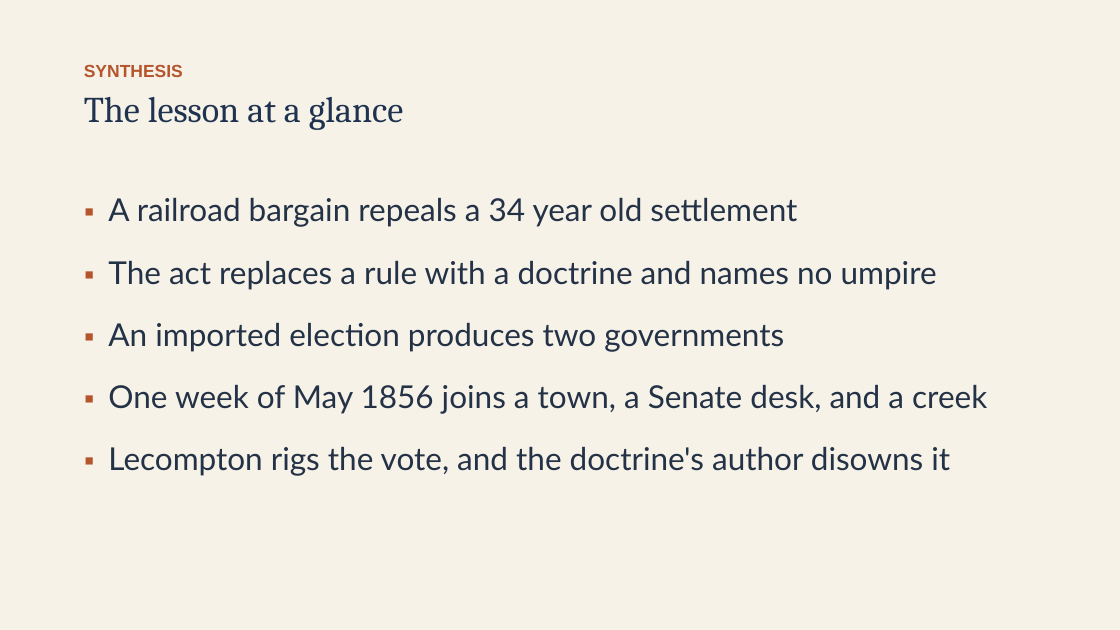
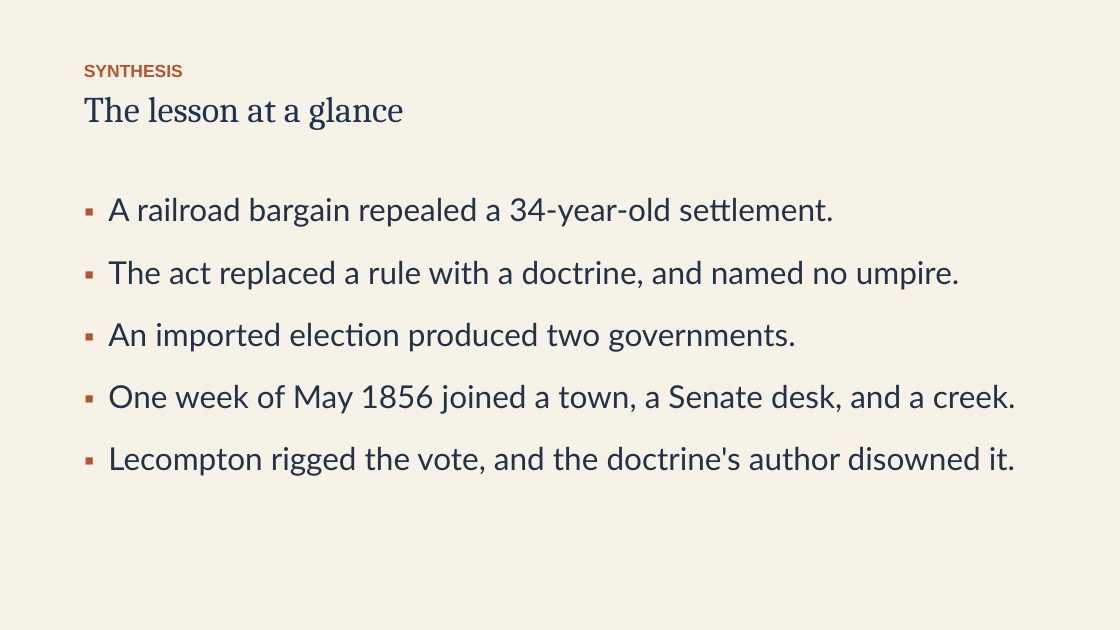
Before and after one commit to ab17gthb/humanities-curriculum-group, a slide deck: slide 26 of sectional-crisis/lesson-03/lesson-03-slides.pptx. Drawn at 1120x630 pixels with LibreOffice and Linux fonts; fonts in the diff are those of the drawing. Boxes give left, top, right and bottom in pixels: in the first picture for what was removed or moved away, otherwise in the second. Text is boxed around its words. In the diff, an @@ line names an element or a change of style, - is before the commit and + after.

```diff
--- a/sectional-crisis/lesson-03/lesson-03-slides.pptx
+++ b/sectional-crisis/lesson-03/lesson-03-slides.pptx
@@ text at box(108, 197, 1016, 476): text changed @@
-▪ A railroad bargain repeals a 34 year old settlement
-▪ The act replaces a rule with a doctrine and names no umpire
-▪ An imported election produces two governments
-▪ One week of May 1856 joins a town, a Senate desk, and a creek
-▪ Lecompton rigs the vote, and the doctrine's author disowns it
+▪ A railroad bargain repealed a 34-year-old settlement.
+▪ The act replaced a rule with a doctrine, and named no umpire.
+▪ An imported election produced two governments.
+▪ One week of May 1856 joined a town, a Senate desk, and a creek.
+▪ Lecompton rigged the vote, and the doctrine's author disowned it.
```
Also in this commit, not shown: 12 other slides changed, 6 other files.
